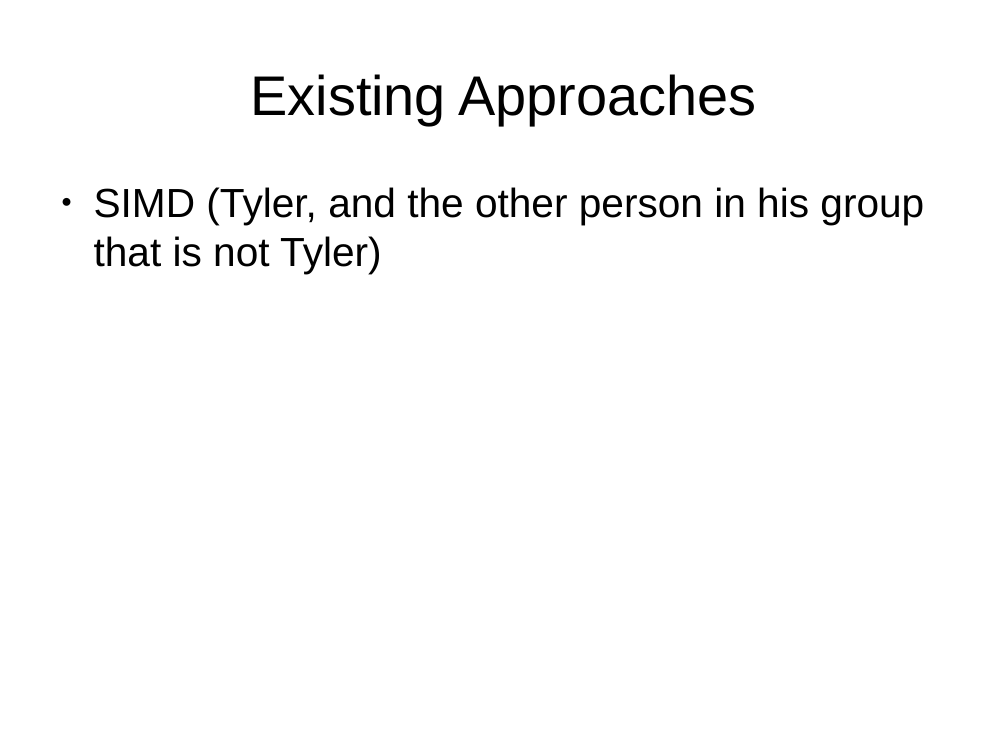
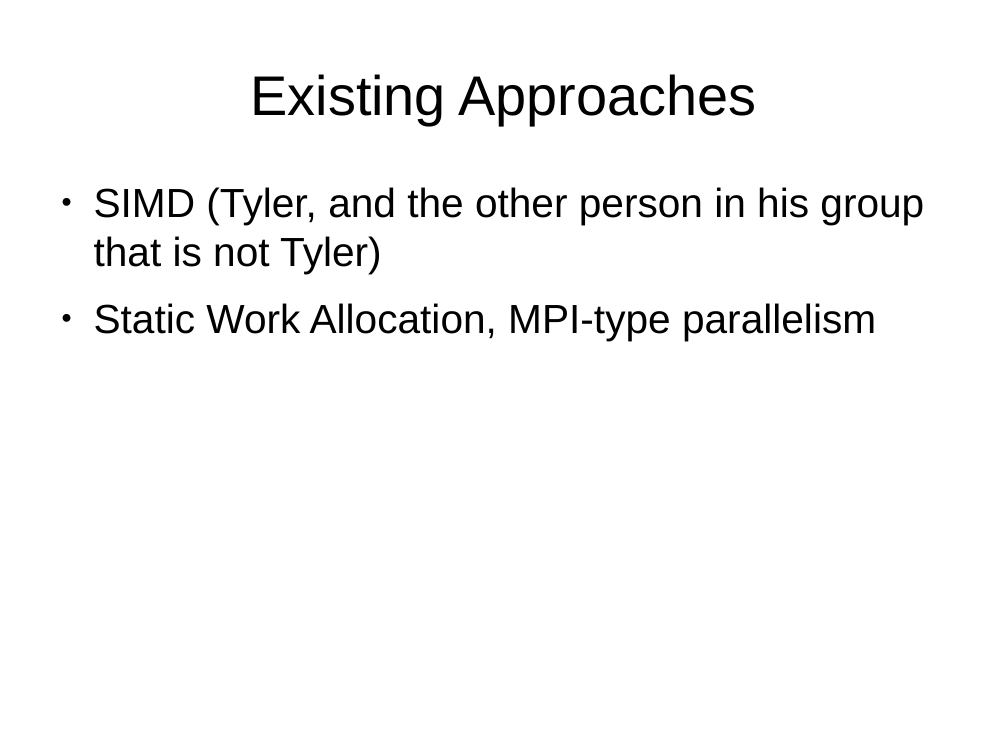
Before and after one commit to junekihong/GenomicsProject, a slide deck: slide 3 of Presentation.odp. Drawn at 1008x756 pixels with LibreOffice and Linux fonts; fonts in the diff are those of the drawing. Boxes give left, top, right and bottom in pixels: in the first picture for what was removed or moved away, otherwise in the second. Text is boxed around its words. In the diff, an @@ line names an element or a change of style, - is before the commit and + after.

Commit message:
Add picture for existing methods

```diff
--- a/Presentation.odp
+++ b/Presentation.odp
@@ text at bbox=[94, 303, 876, 340]: paragraph added @@
+● Static Work Allocation, MPI-type parallelism
```
Also in this commit, not shown: 2 other slides changed, 1 slide added.
